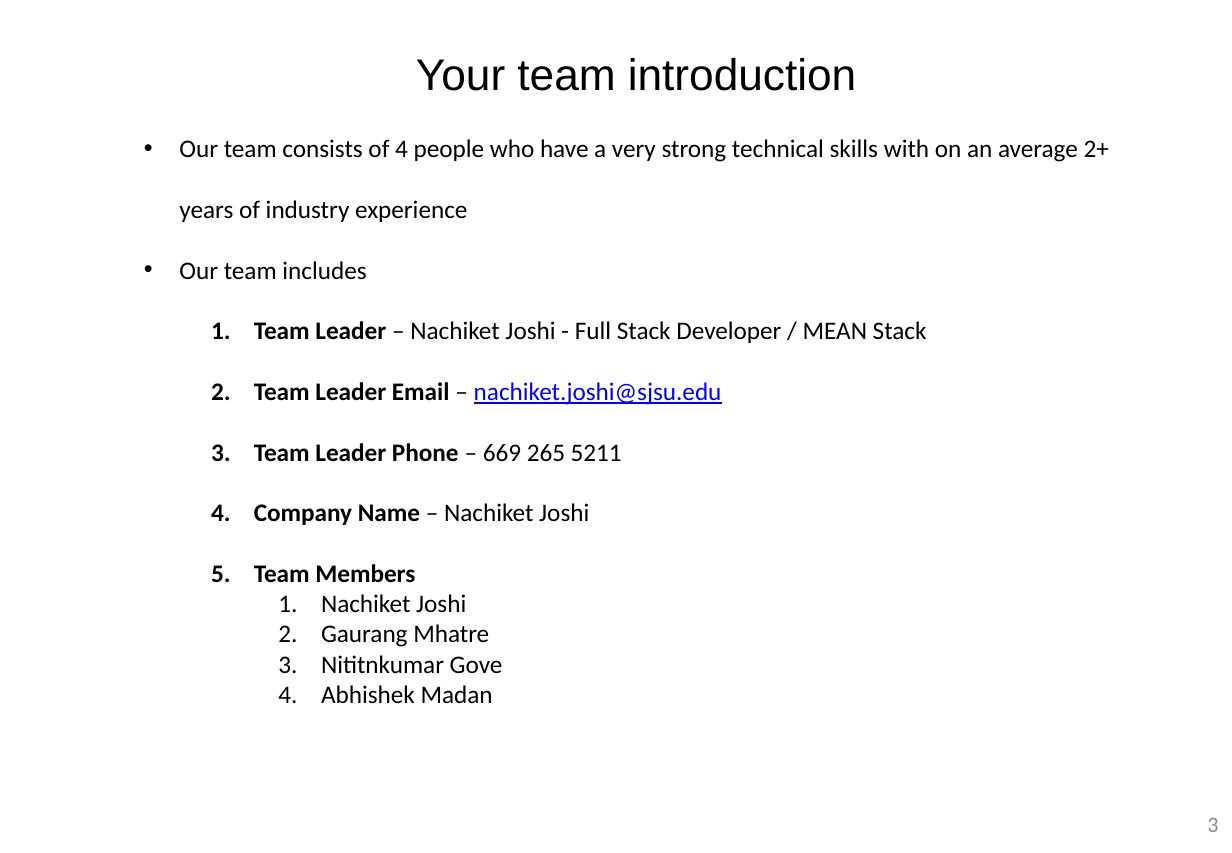
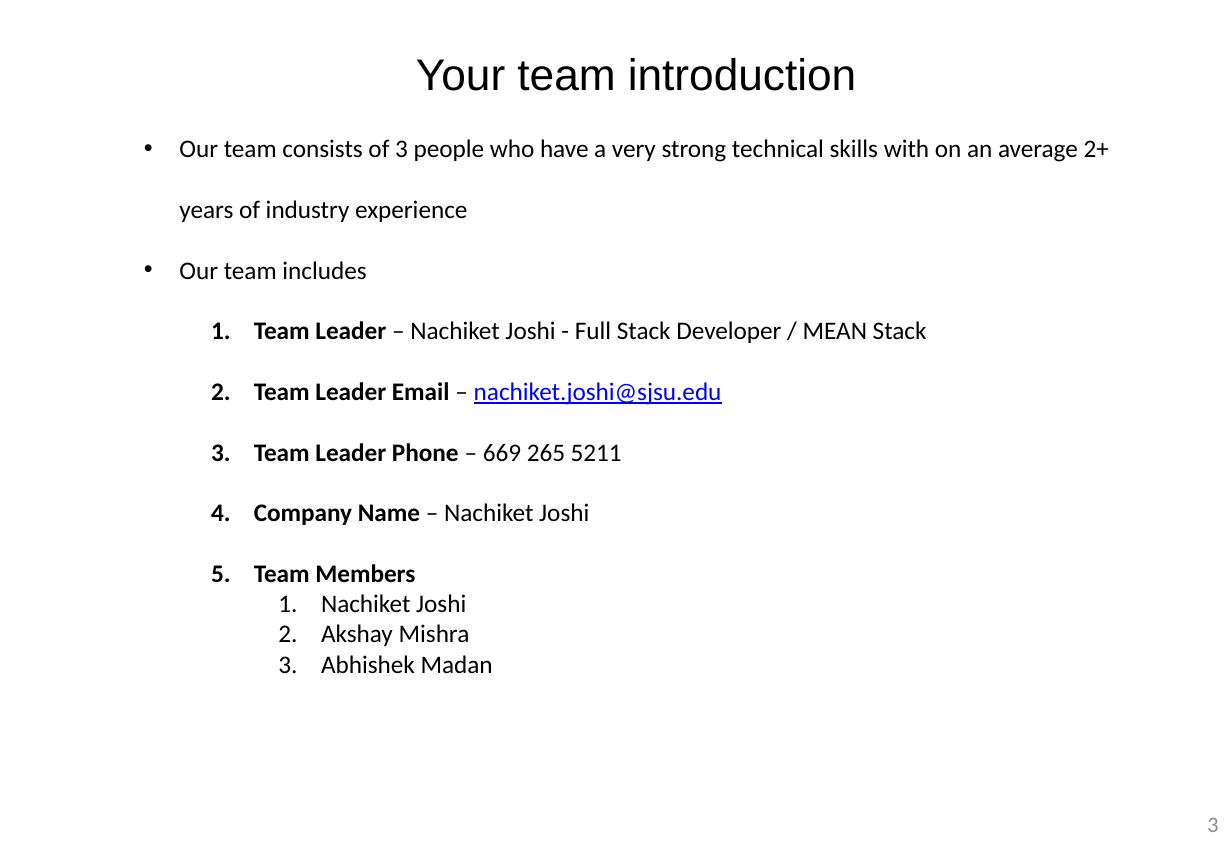
Before and after one commit to joshinachiket/ENY-Server, a slide deck: slide 3 of Documents/eny_idea.pptx. Drawn at 1232x853 pixels with LibreOffice and Linux fonts; fonts in the diff are those of the drawing; background and template pictures are left out. Boxes give left, top, right and bottom in pixels: in the first picture for what was removed or moved away, otherwise in the second. Text is boxed around its words. In the diff, an @@ line names an element or a change of style, - is before the commit and + after.

```diff
--- a/Documents/eny_idea.pptx
+++ b/Documents/eny_idea.pptx
@@ text at box(179, 139, 1109, 222): text changed @@
-• Our team consists of 4 people who have a very strong technical skills with on an average 2+ years of industry experience
+• Our team consists of 3 people who have a very strong technical skills with on an average 2+ years of industry experience
@@ text at box(321, 624, 470, 646): text changed @@
-    2. Gaurang Mhatre
-    3. Nititnkumar Gove
+    2. Akshay Mishra
```
Also in this commit, not shown: 1 other file.
